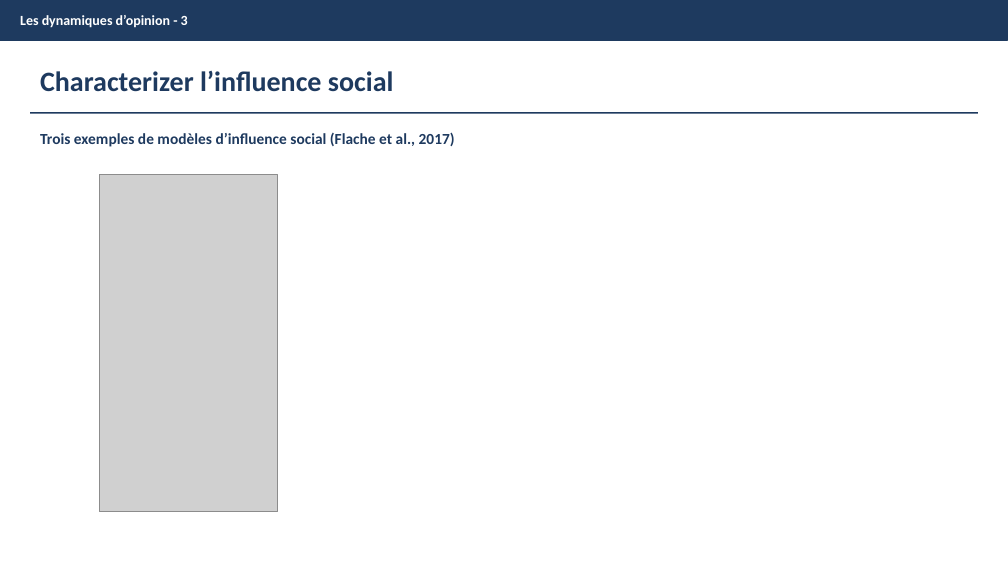
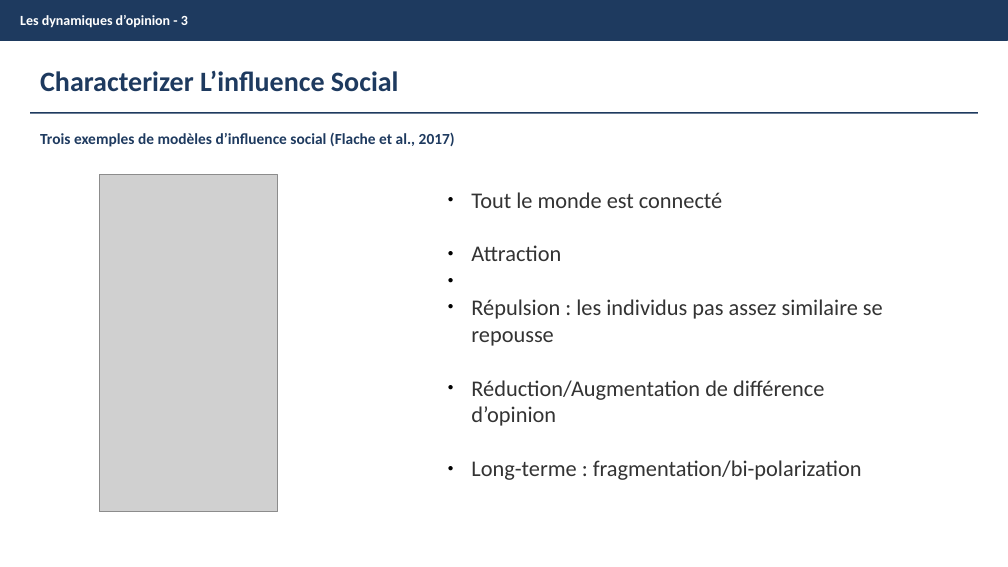
Before and after one commit to NomNom-tk/AGROPT-MODEL, a slide deck: slide 7 of Pres-Journees_Scientif.pptx. Drawn at 1008x567 pixels with LibreOffice and Linux fonts; fonts in the diff are those of the drawing; grey boxes stand for pictures. Boxes give left, top, right and bottom in pixels: in the first picture for what was removed or moved away, otherwise in the second. Text is boxed around its words. In the diff, an @@ line names an element or a change of style, - is before the commit and + after.

Commit message:
ppt update

```diff
--- a/Pres-Journees_Scientif.pptx
+++ b/Pres-Journees_Scientif.pptx
@@ text at bbox=[40, 71, 399, 92]: text changed @@
-Characterizer l’influence social
+Characterizer L’influence Social
@@ text added at bbox=[471, 192, 883, 480], 16 pt, text #333333 @@
+● Tout le monde est connecté
+● Attraction
+● Répulsion : les individus pas assez similaire se repousse
+● Réduction/Augmentation de différence d’opinion
+● Long-terme : fragmentation/bi-polarization
```
Also in this commit, not shown: 11 other slides changed, 4 slides added, 2 slides removed.
